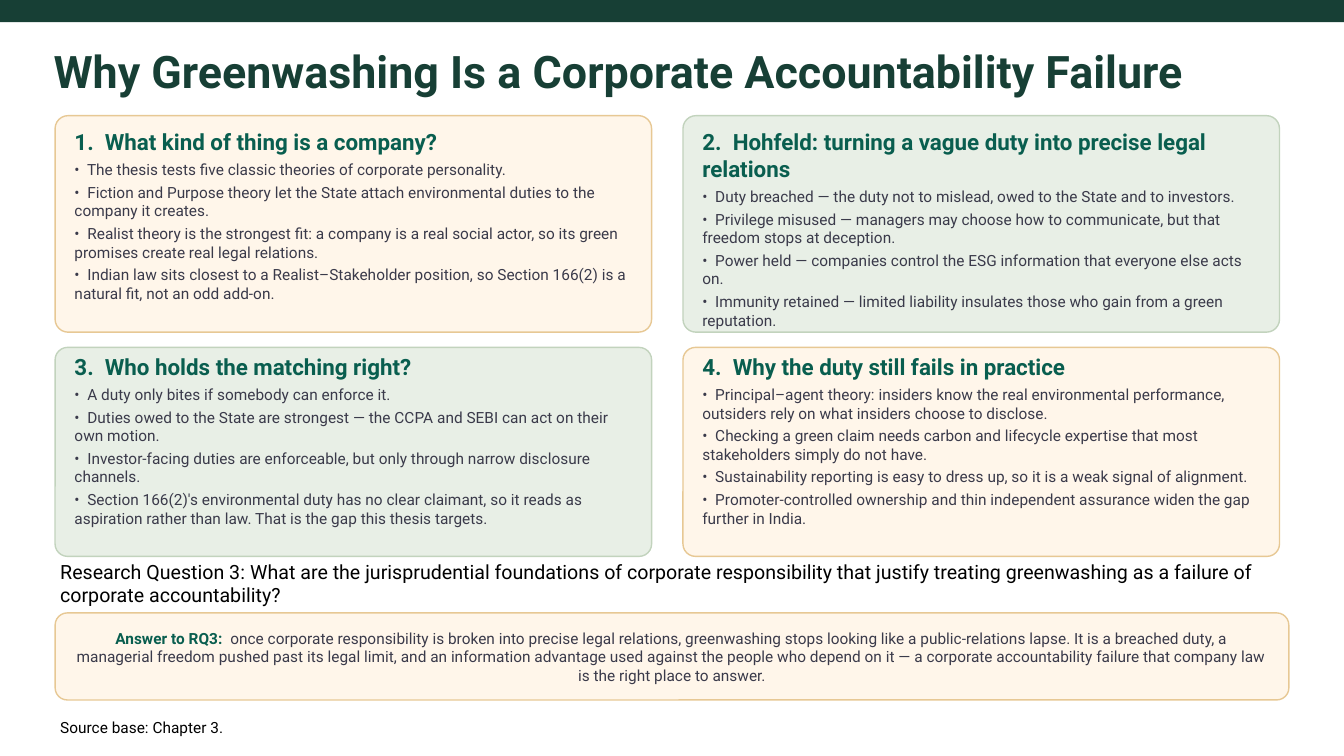
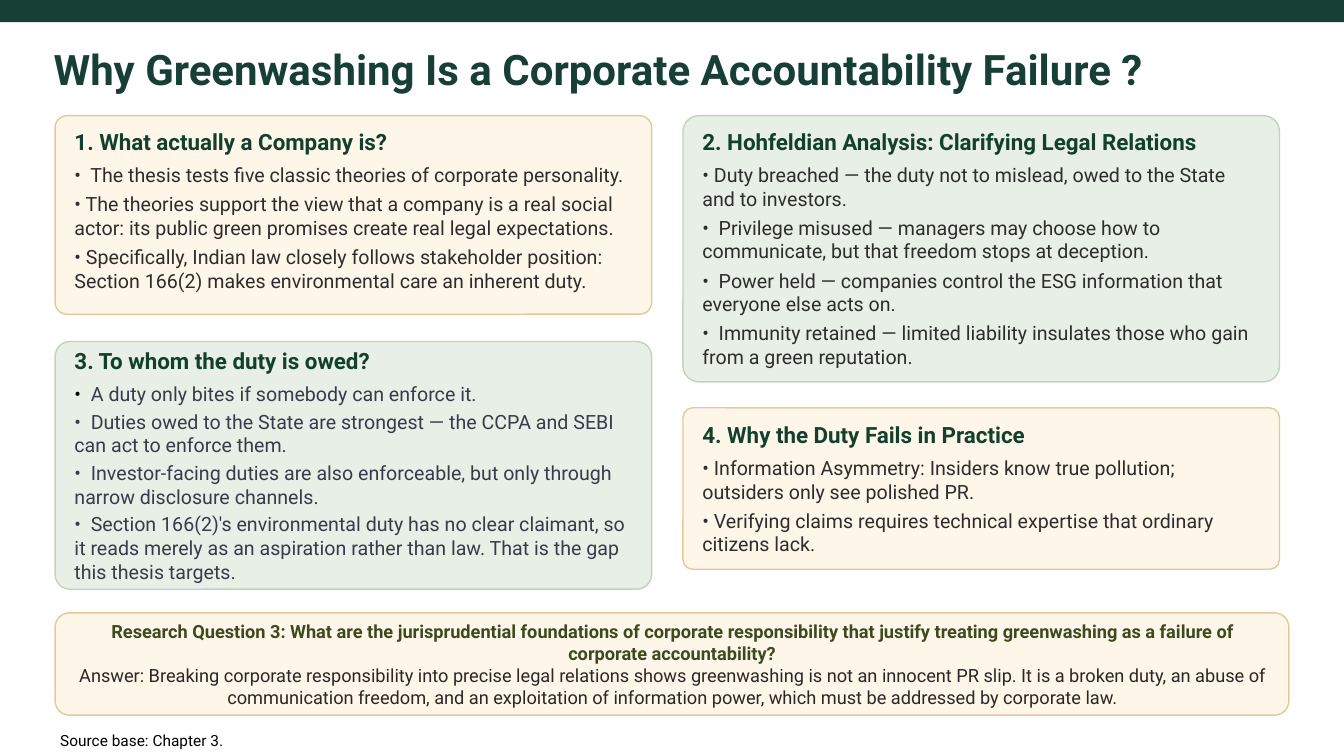
Before and after one commit to atul516/Final-VIva, a slide deck: slide 10 of Thesis Defence Presentation Final.pptx. Drawn at 1344x756 pixels with LibreOffice and Linux fonts; fonts in the diff are those of the drawing. Boxes give left, top, right and bottom in pixels: in the first picture for what was removed or moved away, otherwise in the second. Text is boxed around its words. In the diff, an @@ line names an element or a change of style, - is before the commit and + after.

Commit message:
feat: add thesis text content and update presentation slides for defense

```diff
--- a/Thesis Defence Presentation Final.pptx
+++ b/Thesis Defence Presentation Final.pptx
@@ text at [54,53,1111,94]: text changed; size 32 to 30 pt @@
-Why Greenwashing Is a Corporate Accountability Failure
+Why Greenwashing Is a Corporate Accountability Failure ?
@@ rounded rectangle: place and size @@
-rounded rectangle at [55,116,652,333]
+rounded rectangle at [55,116,652,315]
@@ rounded rectangle: place and size @@
-rounded rectangle at [684,116,1280,333]
+rounded rectangle at [684,116,1280,382]
@@ text at [74,133,388,155]: text changed; text colour #095E4F to #12402D @@
-1. What kind of thing is a company?
+1. What actually a Company is?
@@ text at [702,133,1196,155]: text changed; text colour #095E4F to #12402D @@
-2. Hohfeld: turning a vague duty into precise legal relations
+2. Hohfeldian Analysis: Clarifying Legal Relations
@@ text at [90,167,623,186]: size 11 to 14 pt, text colour #3A3A4A to #2D2D2D in "• The thesis tests five classic theories ..."; more space between paragraphs @@
@@ text at [702,167,1248,368]: size 11 to 14 pt, text colour #3A3A4A to #2D2D2D in "• Duty breached — the duty not ...", "• Privilege misused — managers may choose ...", "• Power held — companies control the ...", "• Immunity retained — limited liability insulates ..."; more space between paragraphs @@
@@ text at [74,196,613,293]: text changed; size 11 to 14 pt; text colour #3A3A4A to #2D2D2D @@
-• Fiction and Purpose theory let the State attach environmental duties to the company it creates.
-• Realist theory is the strongest fit: a company is a real social actor, so its green promises create real legal relations.
-• Indian law sits closest to a Realist–Stakeholder position, so Section 166(2) is a natural fit, not an odd add-on.
+• The theories support the view that a company is a real social actor: its public green promises create real legal expectations.
+• Specifically, Indian law closely follows stakeholder position: Section 166(2) makes environmental care an inherent duty.
@@ rounded rectangle: place and size @@
-rounded rectangle at [55,348,652,557]
+rounded rectangle at [55,342,652,590]
@@ text at [74,352,370,374]: text changed; text colour #095E4F to #12402D @@
-3. Who holds the matching right?
+3. To whom the duty is owed?
@@ text at [91,386,476,405]: size 11 to 14 pt in "• A duty only bites if somebody ..."; text colour #3A3A4A to #000000 in "•" @@
@@ text at [74,414,625,583]: text changed; size 11 to 14 pt @@
-• Duties owed to the State are strongest — the CCPA and SEBI can act on their own motion.
-• Investor-facing duties are enforceable, but only through narrow disclosure channels.
-• Section 166(2)'s environmental duty has no clear claimant, so it reads as aspiration rather than law. That is the gap this thesis targets.
+• Duties owed to the State are strongest — the CCPA and SEBI can act to enforce them.
+• Investor-facing duties are also enforceable, but only through narrow disclosure channels.
+• Section 166(2)'s environmental duty has no clear claimant, so it reads merely as an aspiration rather than law. That is the gap this thesis targets.
@@ rounded rectangle: place and size @@
-rounded rectangle at [684,348,1280,557]
+rounded rectangle at [684,408,1280,570]
@@ text at [702,426,1213,551]: text changed; size 11 to 14 pt; text colour #3A3A4A to #2D2D2D @@
-4. Why the duty still fails in practice
-• Principal–agent theory: insiders know the real environmental performance, outsiders rely on what insiders choose to disclose.
-• Checking a green claim needs carbon and lifecycle expertise that most stakeholders simply do not have.
-• Sustainability reporting is easy to dress up, so it is a weak signal of alignment.
-• Promoter-controlled ownership and thin independent assurance widen the gap further in India.
+4. Why the Duty Fails in Practice
+• Information Asymmetry: Insiders know true pollution; outsiders only see polished PR.
+• Verifying claims requires technical expertise that ordinary citizens lack.
@@ text removed at [60,564,1252,606] @@
-Research Question 3: What are the jurisprudential foundations of corporate responsibility that justify treating greenwashing as a failure of corporate accountability?
@@ rounded rectangle: place and size @@
-rounded rectangle at [55,613,1290,700]
+rounded rectangle at [55,613,1290,715]
@@ text at [79,624,1266,708]: text changed; size 11 to 13 pt; text colour #3A3A4A to #282828 @@
-Answer to RQ3: once corporate responsibility is broken into precise legal relations, greenwashing stops looking like a public-relations lapse. It is a breached duty, a managerial freedom pushed past its legal limit, and an information advantage used against the people who depend on it — a corporate accountability failure that company law is the right place to answer.
+Research Question 3: What are the jurisprudential foundations of corporate responsibility that justify treating greenwashing as a failure of corporate accountability?
+Answer: Breaking corporate responsibility into precise legal relations shows greenwashing is not an innocent PR slip. It is a broken duty, an abuse of communication freedom, and an exploitation of information power, which must be addressed by corporate law.
@@ text "Source base: Chapter 3.": place and size @@
-text "Source base: Chapter 3." at [60,721,223,736]
+text "Source base: Chapter 3." at [60,734,223,749]
```
Also in this commit, not shown: 22 other slides changed, 1 other file.
